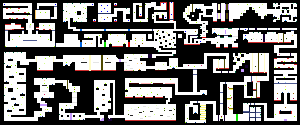
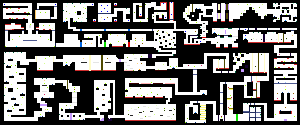
Comparing the layer stacks of the two 300×125 images. Changes:
painted on "Layer 0" over [148, 34, 182, 39]
